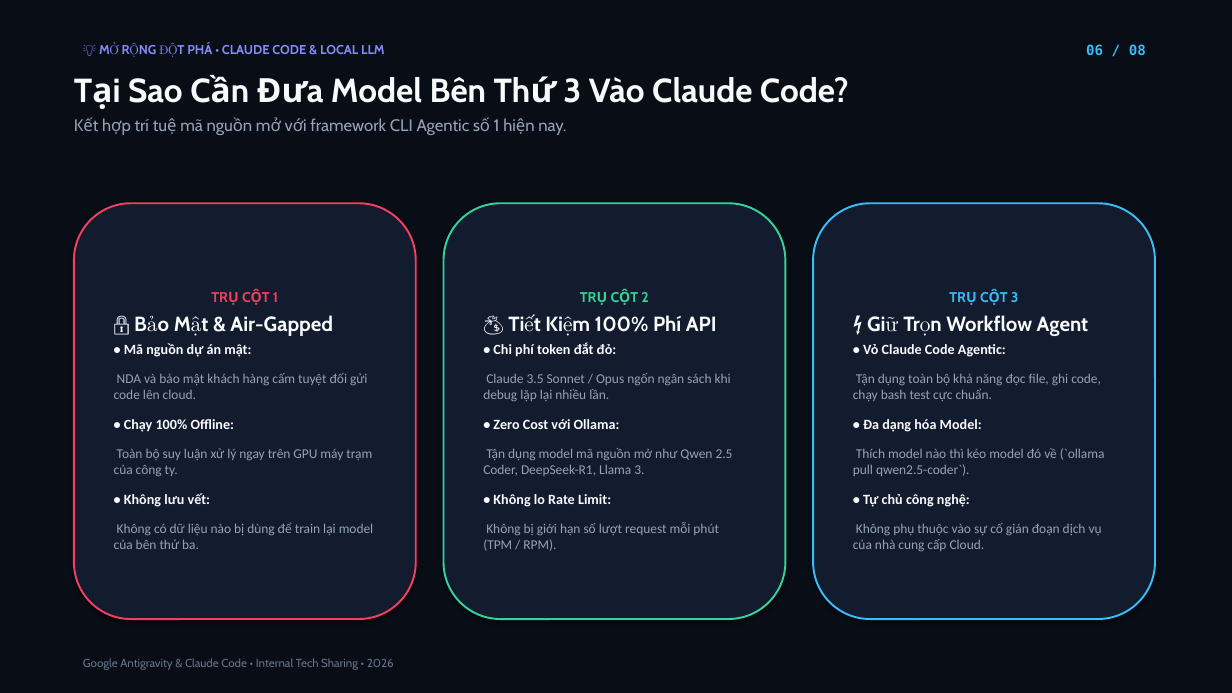
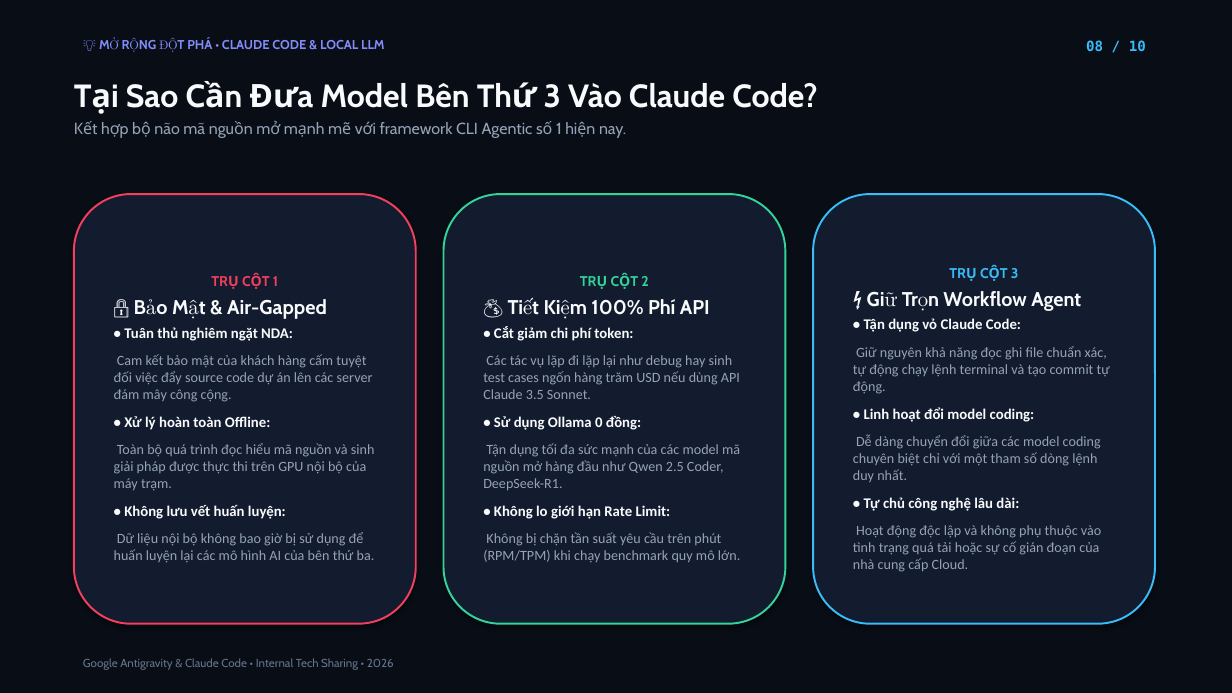
Before and after one commit to tranquyetai1712/training-ai, a slide deck: slide 8 of bai-2.5-tao-slide/Antigravity_RemoteControl_ClaudeCode_Slides.pptx (slide 6 before the commit). Drawn at 1232x693 pixels with LibreOffice and Linux fonts; fonts in the diff are those of the drawing. Boxes give left, top, right and bottom in pixels: in the first picture for what was removed or moved away, otherwise in the second. Text is boxed around its words. In the diff, an @@ line names an element or a change of style, - is before the commit and + after.

```diff
--- a/bai-2.5-tao-slide/Antigravity_RemoteControl_ClaudeCode_Slides.pptx
+++ b/bai-2.5-tao-slide/Antigravity_RemoteControl_ClaudeCode_Slides.pptx
@@ text "💡 MỞ RỘNG ĐỘT PHÁ ...": place and size @@
-text "💡 MỞ RỘNG ĐỘT PHÁ ..." at (187,43,385,54)
+text "💡 MỞ RỘNG ĐỘT PHÁ ..." at (187,38,385,49)
@@ text at (1086,40,1146,51): text changed @@
-06 / 08
+08 / 10
@@ text at (126,83,817,108): size 26 to 25 pt in "Tại Sao Cần Đưa Model Bên Thứ ..." @@
@@ text at (154,122,626,138): text changed; size 13 to 12.5 pt @@
-Kết hợp trí tuệ mã nguồn mở với framework CLI Agentic số 1 hiện nay.
+Kết hợp bộ não mã nguồn mở mạnh mẽ với framework CLI Agentic số 1 hiện nay.
@@ rounded rectangle "TRỤ CỘT 1": place and size @@
-rounded rectangle "TRỤ CỘT 1" at (74,203,416,619)
+rounded rectangle "TRỤ CỘT 1" at (74,194,416,624)
@@ rounded rectangle "TRỤ CỘT 2": place and size @@
-rounded rectangle "TRỤ CỘT 2" at (444,203,786,619)
+rounded rectangle "TRỤ CỘT 2" at (444,194,786,624)
@@ rounded rectangle "TRỤ CỘT 3": place and size @@
-rounded rectangle "TRỤ CỘT 3" at (813,203,1155,619)
+rounded rectangle "TRỤ CỘT 3" at (813,194,1155,624)
@@ text in rounded rectangle at (227,299,327,319): size 16 to 15.5 pt in "🔒 Bảo Mật & Air-Gapped" @@
@@ text in rounded rectangle at (591,299,710,315): size 16 to 15.5 pt in "💰 Tiết Kiệm 100% Phí API" @@
@@ text in rounded rectangle at (943,291,1081,311): size 16 to 15.5 pt in "⚡ Giữ Trọn Workflow Agent" @@
@@ text in rounded rectangle at (114,327,375,563): text changed; size 10.5 to 11 pt @@
-• Mã nguồn dự án mật:
-NDA và bảo mật khách hàng cấm tuyệt đối gửi code lên cloud.
-• Chạy 100% Offline:
-Toàn bộ suy luận xử lý ngay trên GPU máy trạm của công ty.
-• Không lưu vết:
-Không có dữ liệu nào bị dùng để train lại model của bên thứ ba.
+• Tuân thủ nghiêm ngặt NDA:
+Cam kết bảo mật của khách hàng cấm tuyệt đối việc đẩy source code dự án lên các server đám mây công cộng.
+• Xử lý hoàn toàn Offline:
+Toàn bộ quá trình đọc hiểu mã nguồn và sinh giải pháp được thực thi trên GPU nội bộ của máy trạm.
+• Không lưu vết huấn luyện:
+Dữ liệu nội bộ không bao giờ bị sử dụng để huấn luyện lại các mô hình AI của bên thứ ba.
@@ text in rounded rectangle at (483,326,740,562): text changed; size 10.5 to 11 pt @@
-• Chi phí token đắt đỏ:
-Claude 3.5 Sonnet / Opus ngốn ngân sách khi debug lặp lại nhiều lần.
-• Zero Cost với Ollama:
-Tận dụng model mã nguồn mở như Qwen 2.5 Coder, DeepSeek-R1, Llama 3.
-• Không lo Rate Limit:
-Không bị giới hạn số lượt request mỗi phút (TPM / RPM).
+• Cắt giảm chi phí token:
+Các tác vụ lặp đi lặp lại như debug hay sinh test cases ngốn hàng trăm USD nếu dùng API Claude 3.5 Sonnet.
+• Sử dụng Ollama 0 đồng:
+Tận dụng tối đa sức mạnh của các model mã nguồn mở hàng đầu như Qwen 2.5 Coder, DeepSeek-R1.
+• Không lo giới hạn Rate Limit:
+Không bị chặn tần suất yêu cầu trên phút (RPM/TPM) khi chạy benchmark quy mô lớn.
@@ text in rounded rectangle at (853,318,1110,572): text changed; size 10.5 to 11 pt @@
-• Vỏ Claude Code Agentic:
-Tận dụng toàn bộ khả năng đọc file, ghi code, chạy bash test cực chuẩn.
-• Đa dạng hóa Model:
-Thích model nào thì kéo model đó về (`ollama pull qwen2.5-coder`).
-• Tự chủ công nghệ:
-Không phụ thuộc vào sự cố gián đoạn dịch vụ của nhà cung cấp Cloud.
+• Tận dụng vỏ Claude Code:
+Giữ nguyên khả năng đọc ghi file chuẩn xác, tự động chạy lệnh terminal và tạo commit tự động.
+• Linh hoạt đổi model coding:
+Dễ dàng chuyển đổi giữa các model coding chuyên biệt chỉ với một tham số dòng lệnh duy nhất.
+• Tự chủ công nghệ lâu dài:
+Hoạt động độc lập và không phụ thuộc vào tình trạng quá tải hoặc sự cố gián đoạn của nhà cung cấp Cloud.
```
Also in this commit, not shown: 7 other slides changed, 2 slides added, 45 other files.
